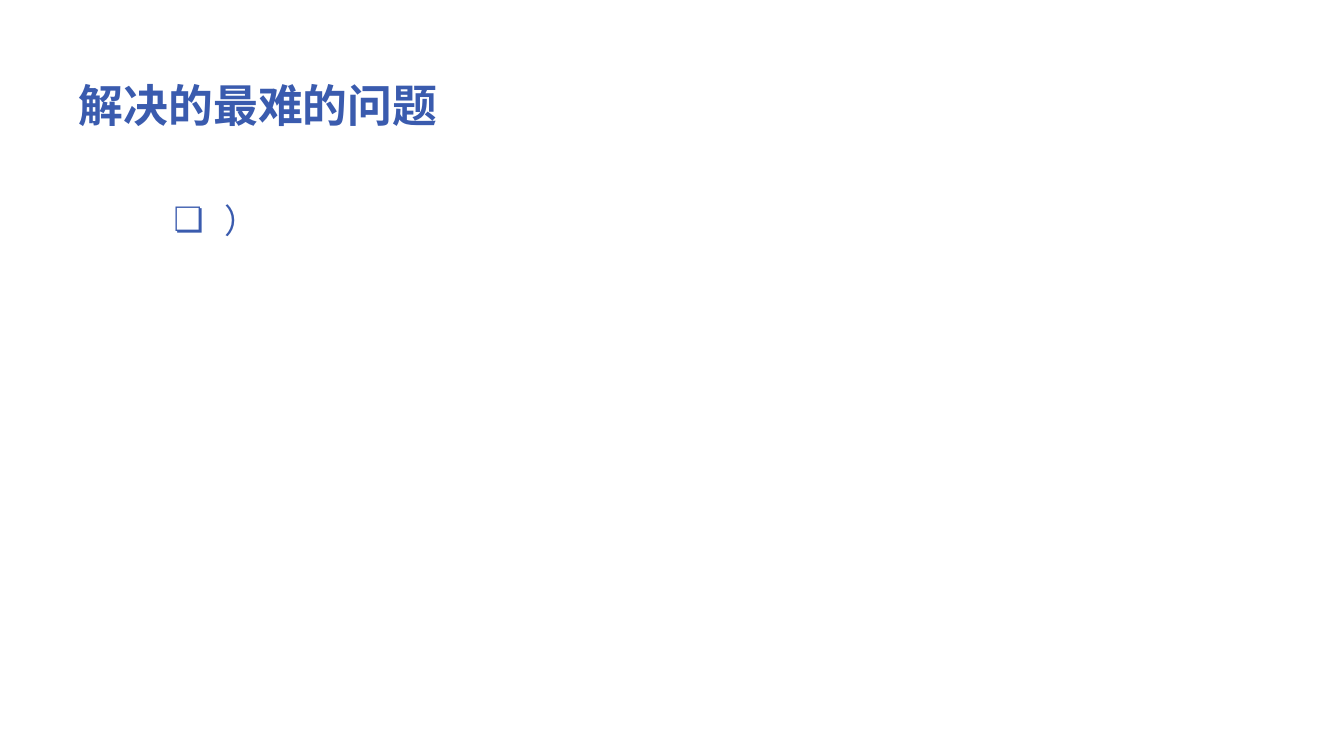
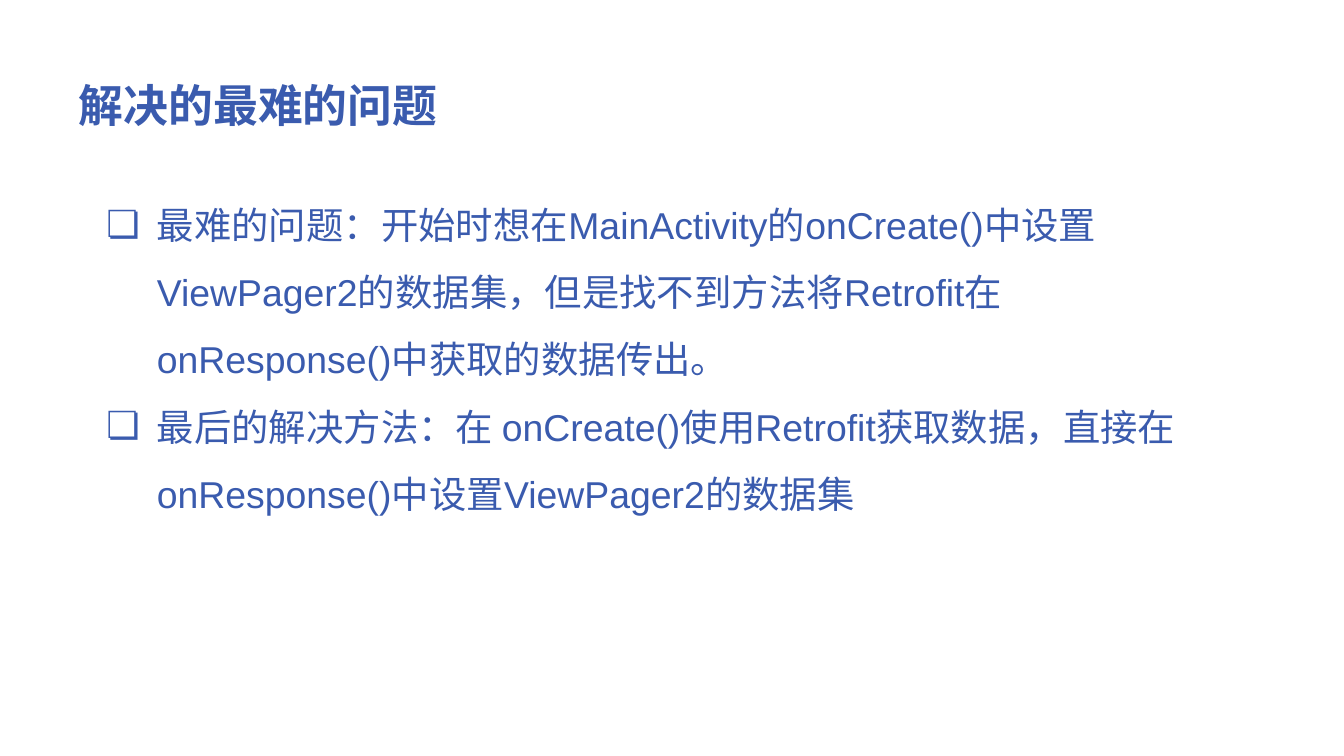
Before and after one commit to h-weijie/FinalWork, a slide deck: slide 5 of Android大作业.pptx. Drawn at 1344x756 pixels with LibreOffice and Linux fonts; fonts in the diff are those of the drawing; background and template pictures are left out. Boxes give left, top, right and bottom in pixels: in the first picture for what was removed or moved away, otherwise in the second. Text is boxed around its words. In the diff, an @@ line names an element or a change of style, - is before the commit and + after.

```diff
--- a/Android大作业.pptx
+++ b/Android大作业.pptx
@@ text at box(157, 207, 1175, 515): text changed; size 18 to 20 pt @@
-  ❏ ）
+❏ 最难的问题：开始时想在MainActivity的onCreate()中设置ViewPager2的数据集，但是找不到方法将Retrofit在onResponse()中获取的数据传出。
+❏ 最后的解决方法：在 onCreate()使用Retrofit获取数据，直接在onResponse()中设置ViewPager2的数据集
```
Also in this commit, not shown: 3 other slides changed, 2 slides added, 1 slide removed.
